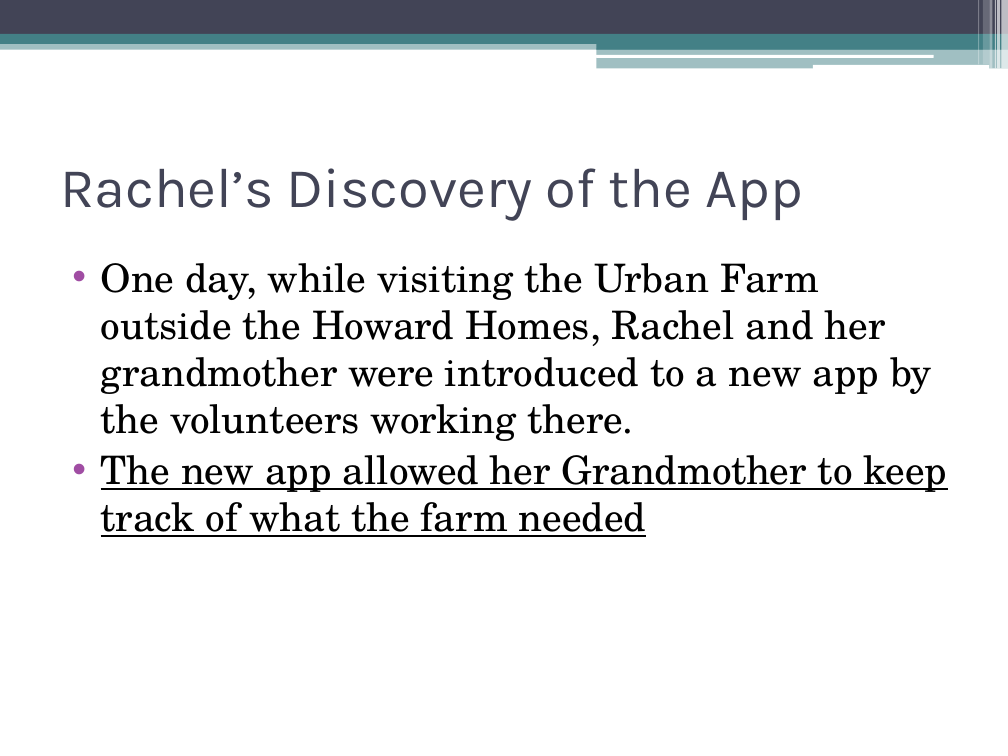
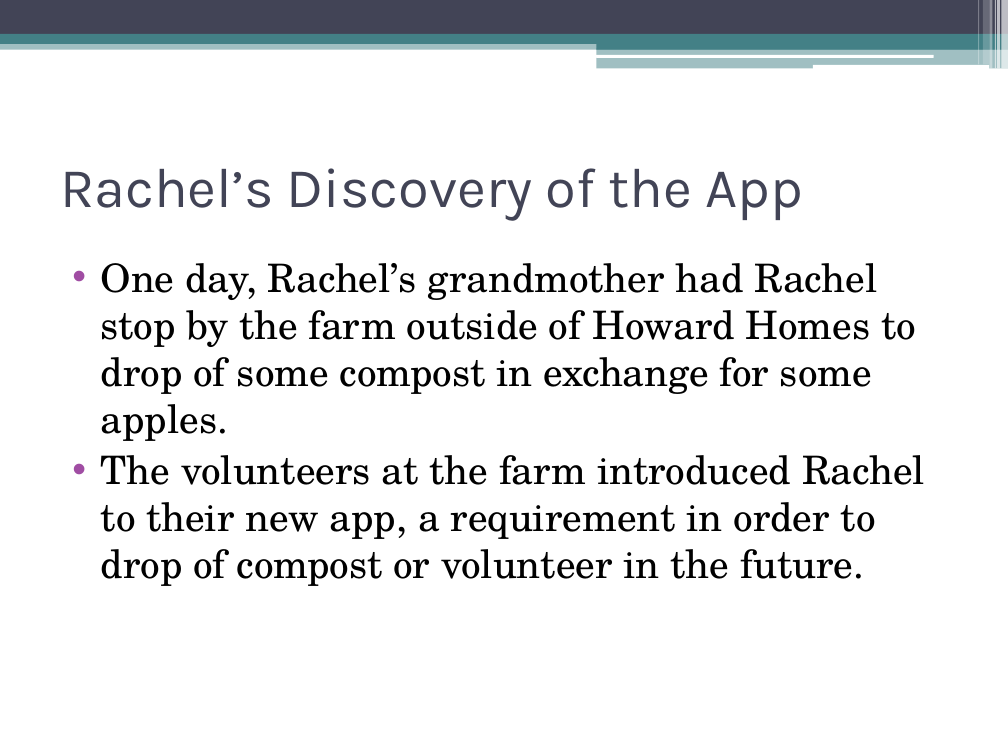
Before and after one commit to jerseycity2018/team-9, a slide deck: slide 7 of GCF Presentation.pptx. Drawn at 1008x756 pixels with LibreOffice and Linux fonts; fonts in the diff are those of the drawing. Boxes give left, top, right and bottom in pixels: in the first picture for what was removed or moved away, otherwise in the second. Text is boxed around its words. In the diff, an @@ line names an element or a change of style, - is before the commit and + after.

Commit message:
Complete presentation Draft

```diff
--- a/GCF Presentation.pptx
+++ b/GCF Presentation.pptx
@@ text at [101,263,925,586]: text changed @@
-• One day, while visiting the Urban Farm outside the Howard Homes, Rachel and her grandmother were introduced to a new app by the volunteers working there.
-• The new app allowed her Grandmother to keep track of what the farm needed
+• One day, Rachel’s grandmother had Rachel stop by the farm outside of Howard Homes to drop of some compost in exchange for some apples.
+• The volunteers at the farm introduced Rachel to their new app, a requirement in order to drop of compost or volunteer in the future.
```
Also in this commit, not shown: 3 other slides changed.
